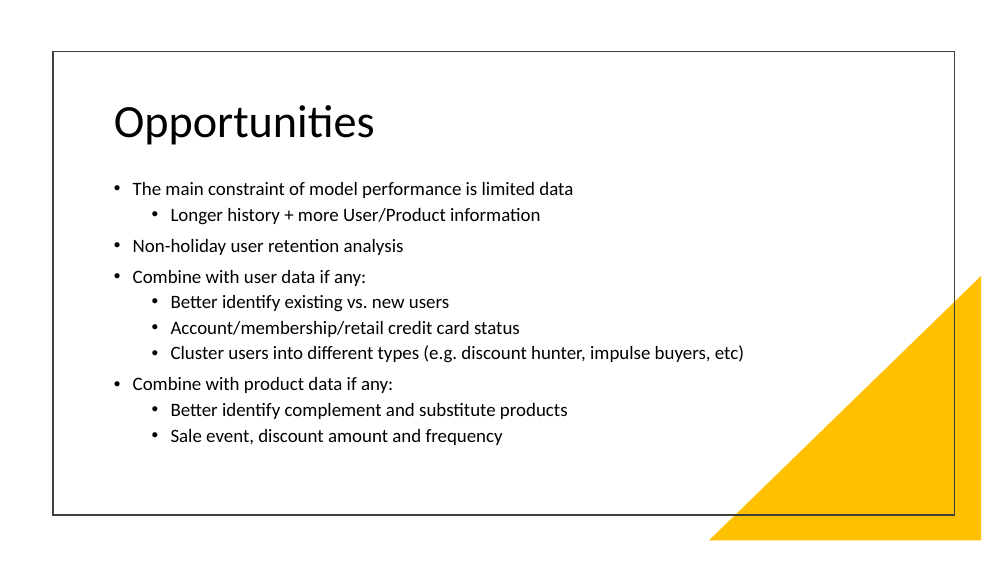
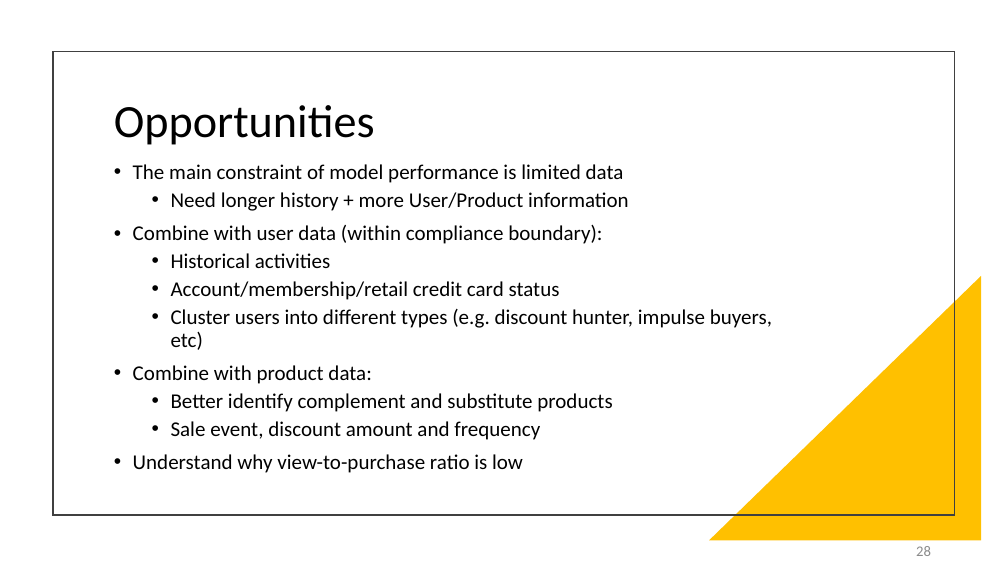
Before and after one commit to yz-joy/user-retention, a slide deck: slide 29 of CustomerRetentionPrediction.pptx (slide 18 before the commit). Drawn at 1008x567 pixels with LibreOffice and Linux fonts; fonts in the diff are those of the drawing. Boxes give left, top, right and bottom in pixels: in the first picture for what was removed or moved away, otherwise in the second. Text is boxed around its words. In the diff, an @@ line names an element or a change of style, - is before the commit and + after.

```diff
--- a/CustomerRetentionPrediction.pptx
+++ b/CustomerRetentionPrediction.pptx
@@ text "The main constraint of model ...": place and size @@
-text "The main constraint of model ..." at bbox=[133, 182, 744, 445]
+text "The main constraint of model ..." at bbox=[133, 164, 772, 473]
@@ text at bbox=[133, 164, 772, 440]: size 18 to 20 pt in "The main constraint of model performance is ...", "Account/membership/retail credit card status", "Cluster users into different types (e.g. discount ...", "Better identify complement and substitute products" and 1 more places @@
@@ text at bbox=[133, 192, 629, 268]: text changed; size 18 to 20 pt @@
-  • Longer history + more User/Product information
-• Non-holiday user retention analysis
-• Combine with user data if any:
-  • Better identify existing vs. new users
+  • Need longer history + more User/Product information
+• Combine with user data (within compliance boundary):
+  • Historical activities
@@ text at bbox=[133, 365, 371, 384]: text changed; size 18 to 20 pt @@
-• Combine with product data if any:
+• Combine with product data:
@@ text at bbox=[133, 454, 523, 473]: paragraph added @@
+• Understand why view-to-purchase ratio is low
@@ page number added at bbox=[916, 546, 931, 556], 14 pt, text #8C8C8C @@
+28
```
Also in this commit, not shown: 29 other slides changed, 11 slides added, 1 slide removed, 11 other files.
